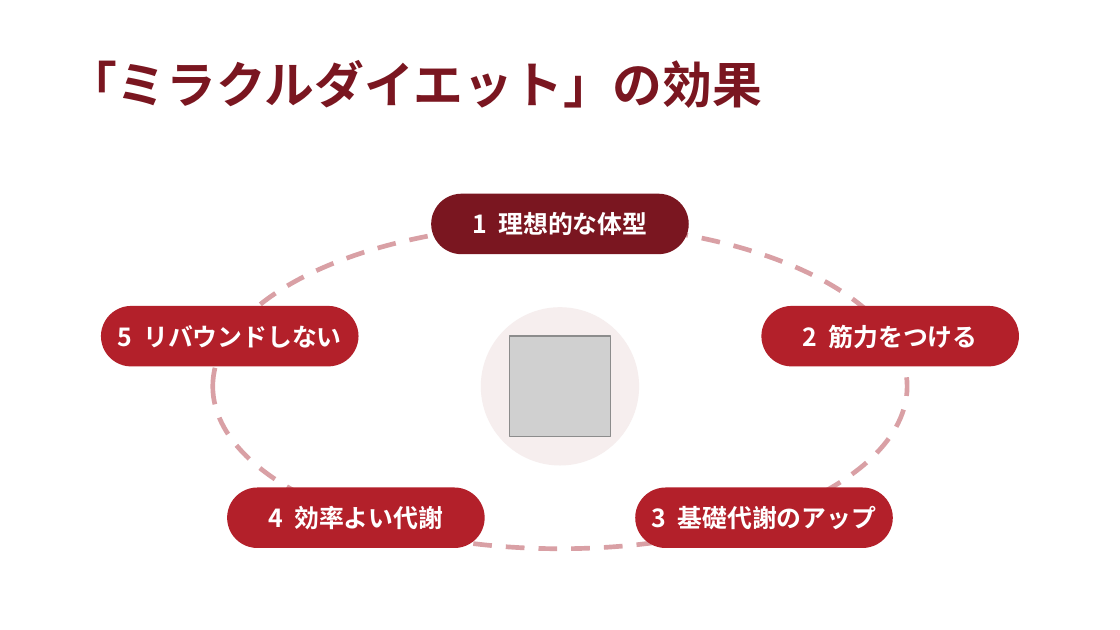
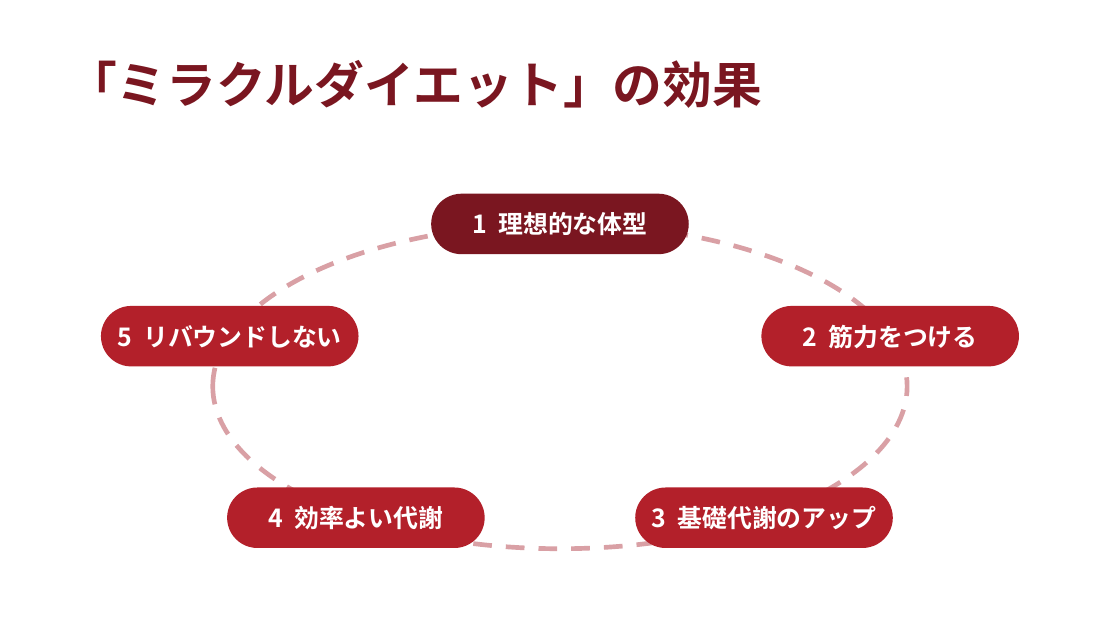
Before and after one commit to 984j7vw2tr-cloud/beauty-salon-site, a slide deck: slide 5 of ミラクルダイエット.pptx. Drawn at 1120x630 pixels with LibreOffice and Linux fonts; fonts in the diff are those of the drawing; grey boxes stand for pictures. Boxes give left, top, right and bottom in pixels: in the first picture for what was removed or moved away, otherwise in the second. Text is boxed around its words. In the diff, an @@ line names an element or a change of style, - is before the commit and + after.

```diff
--- a/ミラクルダイエット.pptx
+++ b/ミラクルダイエット.pptx
@@ ellipse removed at [482,308,638,465] @@
@@ picture removed at [510,336,610,437] @@
```
Also in this commit, not shown: 2 other slides changed.
